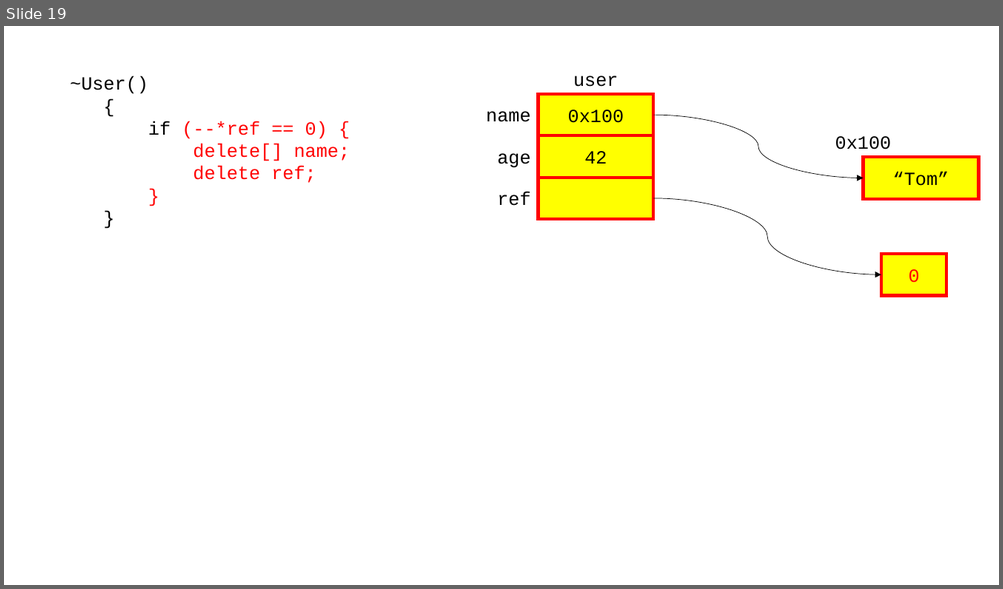
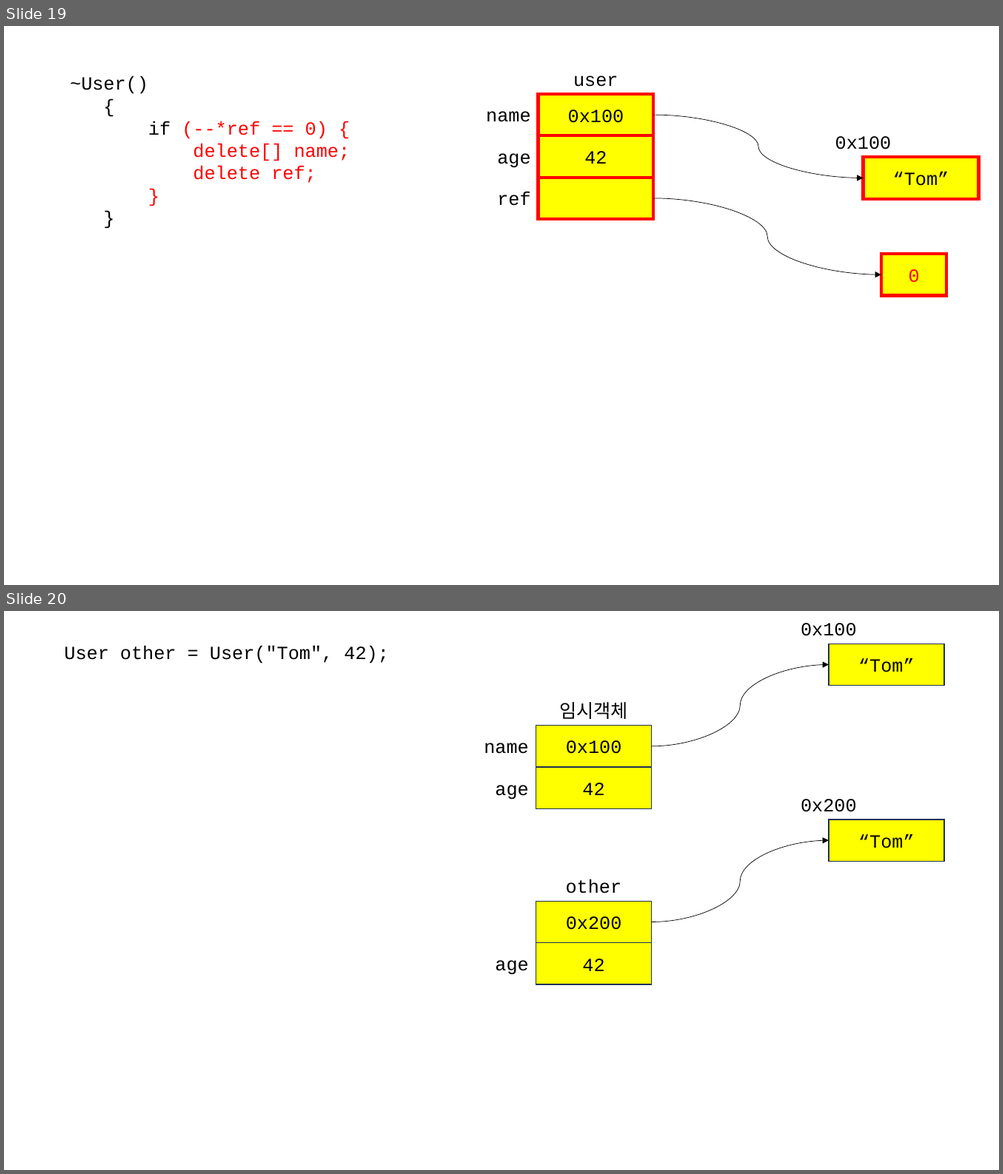
Before and after one commit to loopinf/cpp_230619, a slide deck: 230619.pptx. Shown one above the other, each under a label of ours: slide 19 before the commit, slides 19 and 20 after it. The pictures are 1003x589 and 1003x1174 pixels, drawn with LibreOffice and Linux fonts; fonts in the diff are those of the drawing. Boxes give left, top, right and bottom in pixels: in the first picture for what was removed or moved away, otherwise in the second. Text is boxed around its words. In the diff, an @@ line names an element or a change of style, - is before the commit and + after.

```diff
--- a/230619.pptx
+++ b/230619.pptx
@@ slide 20 added at (4,611,999,1170), background #FFFFFF @@
@@ text added at (800,623,856,636), 18 pt, text #000000 @@
+0x100
@@ text added at (64,645,388,664), 18 pt, text #000000 @@
+User other = User("Tom", 42);
@@ rectangle added at (828,644,944,686), fill #FFFF00, outline #1E3256 1 pt, 18 pt, text #000000 @@
+“Tom”
@@ curved arrow added from (652, 746) to (828, 665), #000000 0.5 pt @@
@@ text added at (559,702,628,719), 18 pt, text #000000 @@
+임시객체
@@ text added at (484,743,528,754), 18 pt, text #000000 @@
+name
@@ rectangle added at (536,725,652,767), fill #FFFF00, outline #1E3256 1 pt, 18 pt, text #000000 @@
+0x100
@@ text added at (495,785,528,800), 18 pt, text #000000 @@
+age
@@ rectangle added at (536,767,652,809), fill #FFFF00, outline #1E3256 1 pt, 18 pt, text #000000 @@
+42
@@ text added at (800,799,856,812), 18 pt, text #000000 @@
+0x200
@@ rectangle added at (828,820,944,862), fill #FFFF00, outline #1E3256 1 pt, 18 pt, text #000000 @@
+“Tom”
@@ curved arrow added from (652, 922) to (828, 841), #000000 0.5 pt @@
@@ text added at (566,880,622,894), 18 pt, text #000000 @@
+other
@@ rectangle added at (536,901,652,943), fill #FFFF00, outline #1E3256 1 pt, 18 pt, text #000000 @@
+0x200
@@ rectangle added at (536,943,652,985), fill #FFFF00, outline #1E3256 1 pt, 18 pt, text #000000 @@
+42
@@ text added at (495,960,528,975), 18 pt, text #000000 @@
+age
```
Also in this commit, not shown: 1 slide changed, 4 other slides added, 2 other files.
